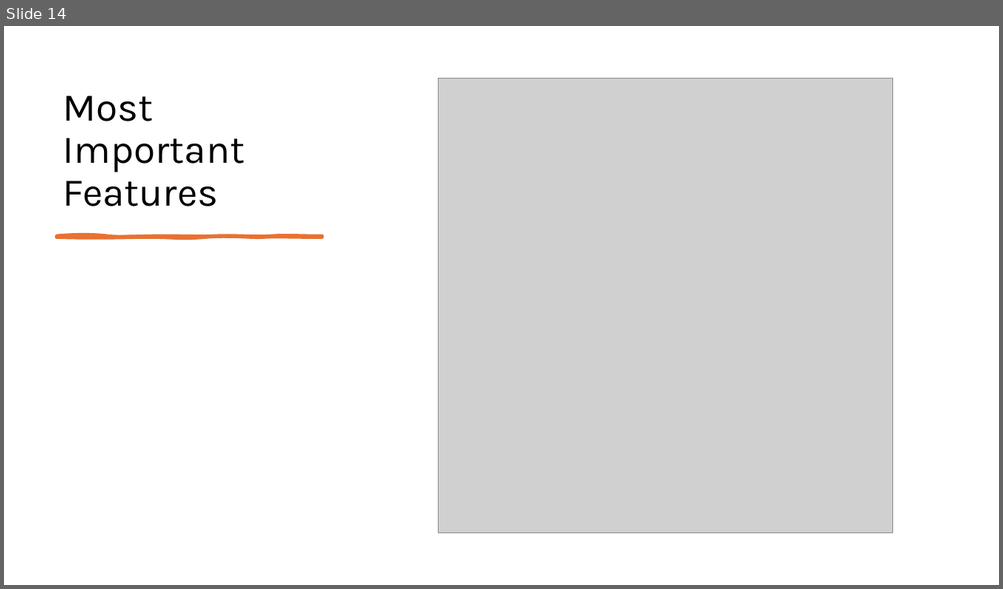
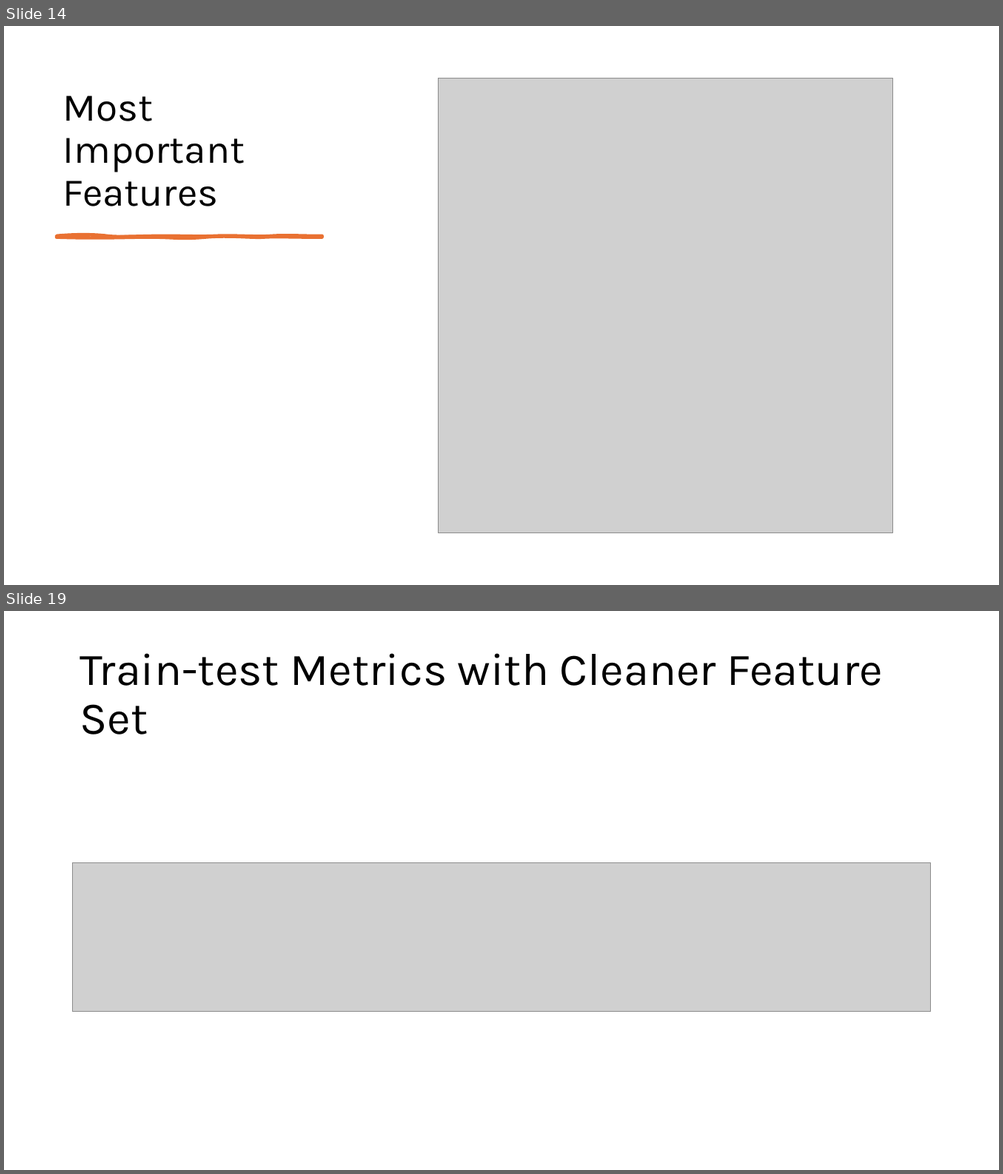
Before and after one commit to jroblar/ndc_evaluation, a slide deck: docs/new_model_updated.pptx. Shown one above the other, each under a label of ours: slide 14 before the commit, slides 14 and 19 after it; the slides between them are not shown. The pictures are 1003x589 and 1003x1174 pixels, drawn with LibreOffice and Linux fonts; fonts in the diff are those of the drawing; grey boxes stand for pictures. Boxes give left, top, right and bottom in pixels: in the first picture for what was removed or moved away, otherwise in the second. Text is boxed around its words. In the diff, an @@ line names an element or a change of style, - is before the commit and + after.

```diff
--- a/docs/new_model_updated.pptx
+++ b/docs/new_model_updated.pptx
@@ slide 19 added at [4,611,999,1170], background #FFFFFF @@
@@ title added at [79,653,882,735], 44 pt, text #000000 @@
+Train-test Metrics with Cleaner Feature Set
@@ picture added at [73,863,930,1012] @@
```
Also in this commit, not shown: 1 slide changed, 22 other slides added, 1 other file.
